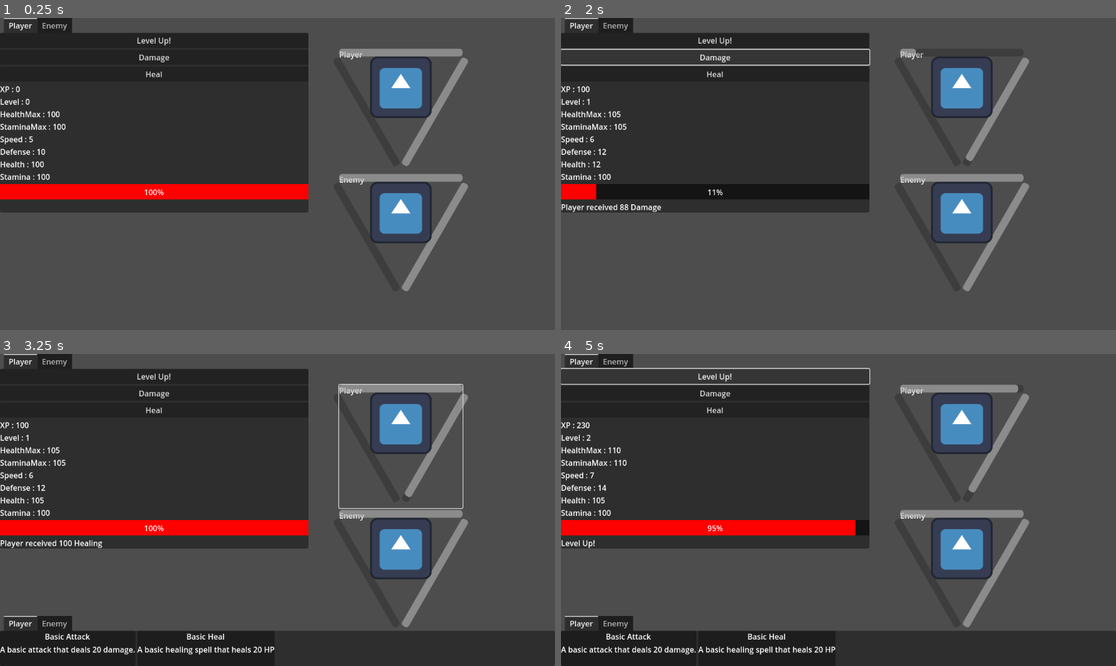
Above: before the commit, frames 1-4 (two rows, left to right).
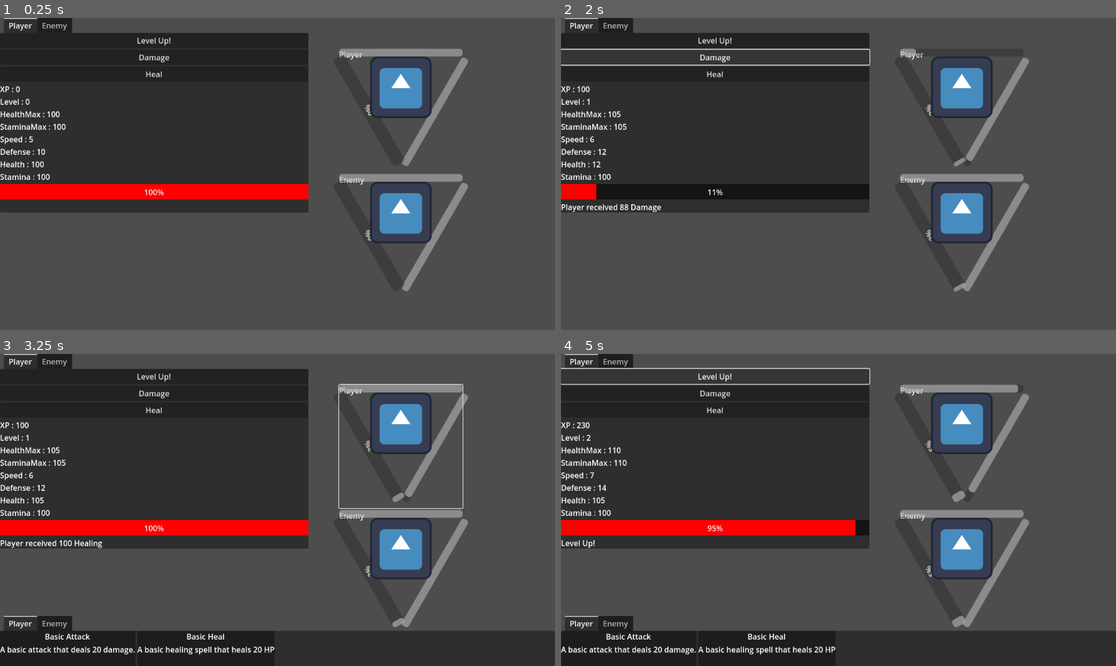
Above: after the commit, the same moments.

Repository: Smileanimations/Big-Buffoon-s-Bozo-Adventure
Game: Godot game, scene res://scenes/FightTest.tscn
Same seed, same stepped clock (60 frames per second), same inputs: the game is played once before the commit and once after it. The engine's default icon, where the game draws it, is replaced by a stand-in: a white triangle on a blue panel in a dark square.
Inputs (mouse positions are in pixels of both pictures, inside the frame that each line leads up to):
- Up to frame 1 (0.25 s): no input
- Up to frame 2 (2 s): click "Level Up!" at 0.5 s; click "Damage" at 1.25 s
- Up to frame 3 (3.25 s): click "Heal" at 2 s; click (399, 447) at 2.77 s
- Up to frame 4 (5 s): click (627, 647) at 3.52 s; click "Level Up!" at 4.25 s

The runs differ from the first frame. In frame 1, less than 0.1% of the frame differs, in the area x 61-73%, y 11-87%; in frame 2, 0.1%; in frame 3, 0.1%; in frame 4, 0.2%, in the area x 61-73%, y 11-88%.

Commit message:
HAHA! Take THAT Zakrin! SEE i can do stuff, i'm not worthless

Diff:
--- a/characters/template/charFormat.gd
+++ b/characters/template/charFormat.gd
@@ -154,5 +154,5 @@
 				applyHealing(val)
 
 
-func moveSelected(what):
+func moveSelected(_what):
 	pass
--- a/characters/template/hud/HUDTemplate.tscn
+++ b/characters/template/hud/HUDTemplate.tscn
@@ -32,4 +32,7 @@
 offset_bottom = 16.0
 rotation = -2.0944
 pivot_offset = Vector2(256, 16)
-show_percentage = false
+
+[node name="ParryTimer" type="Timer" parent="."]
+
+[connection signal="timeout" from="ParryTimer" to="." method="_on_parry_timer_timeout"]
--- a/characters/template/hud/hudTemplate.gd
+++ b/characters/template/hud/hudTemplate.gd
@@ -3,16 +3,16 @@
 @onready var healthBar = $HealthBar
 @onready var stamBar = $StamBar
 @onready var parryBar = $ParryBar
-
+@onready var parryTimer = $ParryTimer
 var character
 var stats
-
 
 func startup(c):
 	character = c
 	stats = c.stats
 	c.statsChanged.connect(update)
 	update()
+	parryTimer.start()
 
 
 func _ready():
@@ -26,3 +26,9 @@
 # Update stamina bar
 	stamBar.max_value  = stats["StaminaMax"]
 	stamBar.value = stats["Stamina"]
+# Update Parry bar
+	parryBar.max_value  = 100
+
+#adds a point every second!
+func _on_parry_timer_timeout():
+	parryBar.value += 1
--- a/scenes/Character.tscn
+++ b/scenes/Character.tscn
@@ -2,6 +2,5 @@
 
 [ext_resource type="Script" path="res://characters/template/charFormat.gd" id="1_jnky3"]
 
-
 [node name="Character" type="Node2D"]
 script = ExtResource("1_jnky3")
